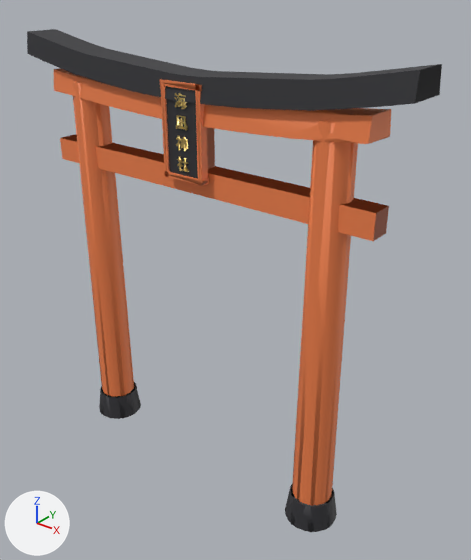
A saved change to the glTF model uminagi-assets/glb/torii.glb.
Camera for both pictures: a 50 mm camera at (4.83, -5.36, 6.19) aimed at (0.34, 0.26, 2.71). Every picture has the same lights, and +X, +Y and +Z are marked at lower left. The picture after the commit comes second. Where no turn or scale is listed for an object, it has been applied to the vertices. Vertices at exactly the same position are counted once.

In view in the first picture: 'torii_body', 'torii_lod1'.
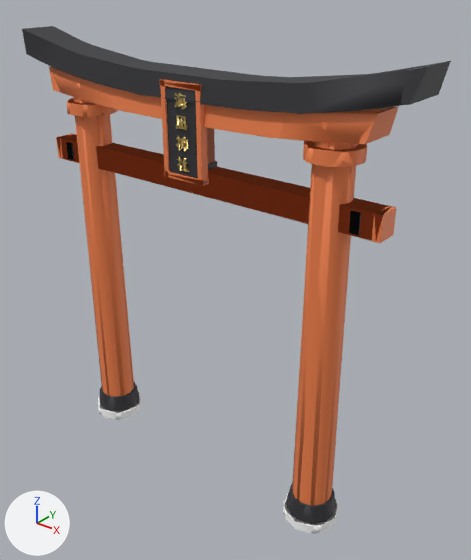
Where the newer file only moved an object's origin or applied its transform, the numbers keep the older frame.

Location of each change, [x1, y1, x2, y2] in pixels of the pictures (471 x 560 px; the box of a moved part takes in the faces that stretch with it):
'torii_body', reshaped: before [27, 32, 442, 532]; after [23, 26, 451, 533]
'torii_lod1', reshaped: before [27, 29, 442, 532]; after [22, 26, 436, 534]
part 1 of me_torii_body, added (orange): after [67, 98, 116, 117]
part 2 of me_torii_body, added: after [56, 133, 75, 159]
part 3 of me_torii_body, added (orange): after [303, 141, 367, 167]
part 4 of me_torii_body, added (orange): after [372, 205, 397, 243]
part 5 of me_torii_body, added: after [66, 142, 74, 160]
part 6 of me_torii_body, added: after [349, 211, 361, 235]
part 7 of me_torii_body, added (mostly hidden): after [208, 161, 217, 170]
part 8 of me_torii_body, added: after [98, 392, 142, 420]
part 9 of me_torii_body, added: after [283, 493, 339, 533]
part 10 of me_torii_body, moved or reshaped: before [27, 32, 442, 144]; after [23, 26, 451, 144]
part 11 of me_torii_lod1, added: after [99, 391, 140, 420]
part 12 of me_torii_lod1, rebuilt (7% taller): before [27, 29, 442, 111]; after [22, 26, 436, 114]
part 13 of me_torii_lod1, rebuilt: before [54, 69, 390, 144]; after [49, 67, 390, 144]
part 14 of me_torii_lod1, added: after [283, 496, 338, 534]
part 15 of me_torii_lod1, added: after [305, 141, 367, 167]
part 16 of me_torii_lod1, added: after [67, 99, 118, 117]
part 17 of me_torii_lod1, moved or reshaped: before [160, 80, 200, 177]; after [177, 94, 188, 171]
part 18 of me_torii_lod1, moved or reshaped: before [100, 383, 141, 418]; after [100, 384, 139, 411]

The change, as a list of edits to the scene's bpy script:
```text
Change me_torii_body:
    remove me_torii_body.from_pydata(...)  # 818 vertices, 1572 faces; spans x -2.6..2.6, y -0.32..0.32, z -2.71..2.71
    add me_torii_body.from_pydata(...)  # 1018 vertices, 1936 faces; spans x -2.66..2.66, y -0.34..0.34, z -2.71..2.75
    me_torii_body part 1: a new loose piece, a 16-sided cylinder along z spanning x -2.05..-1.45, y -0.3..0.3, z 1.81..1.94, in mat_vermilion (orange #f1814b)
    me_torii_body part 2: a new loose piece, a box spanning x -2.375..-2.285, y -0.135..0.135, z 1.135..1.415, in mat_vermilion (orange #f1814b)
    me_torii_body part 3: a new loose piece, a 16-sided cylinder along z spanning x 1.45..2.05, y -0.3..0.3, z 1.81..1.94, in mat_vermilion (orange #f1814b)
    me_torii_body part 4: a new loose piece, a box spanning x 2.285..2.375, y -0.135..0.135, z 1.135..1.415, in mat_vermilion (orange #f1814b)
    me_torii_body part 5: a new loose piece, a box spanning x -2.15..-2.05, y -0.15..0.15, z 1.165..1.385, in mat_black (dark grey #303035)
    me_torii_body part 6: a new loose piece, a box spanning x 2.05..2.15, y -0.15..0.15, z 1.165..1.385, in mat_black (dark grey #303035)
    me_torii_body part 7: a new loose piece, a box spanning x -0.18..0.18, y -0.13..0.13, z 1.415..1.475, in mat_black (dark grey #303035)
    me_torii_body part 8: a new loose piece, a 12-sided cylinder along z spanning x -2.09..-1.41, y -0.34..0.34, z -2.71..-2.6, in mat_granite (white #ffffff)
    me_torii_body part 9: a new loose piece, a 12-sided cylinder along z spanning x 1.41..2.09, y -0.34..0.34, z -2.71..-2.6, in mat_granite (white #ffffff)
    me_torii_body part 10: 6 vertices moved within x 0.01..0.06, y -0.25..-0.23, z 1.9..2.18; 112 vertices removed from x -2.6..2.6, y -0.25..0.25, z 1.94..2.71; 160 vertices added at x -2.66..2.66, y -0.28..0.28, z 1.94..2.75
    add me_torii_body.materials.append(mat_granite)  # white #ffffff
Change me_torii_lod1:
    remove me_torii_lod1.from_pydata(...)  # 267 vertices, 467 faces; spans x -2.6..2.6, y -0.32..0.32, z -2.71..2.71
    add me_torii_lod1.from_pydata(...)  # 340 vertices, 577 faces; spans x -2.66..2.66, y -0.34..0.34, z -2.71..2.75
    me_torii_lod1 part 11: a new loose piece, a 6-sided cylinder along z spanning x -2.09..-1.41, y -0.34..0.34, z -2.71..-2.6, in mat_granite (white #ffffff)
    me_torii_lod1 part 12: the loose piece of 20 vertices spanning x -2.6..2.6, y -0.25..0.25, z 2.16..2.71 is rebuilt with 22 vertices and now spans x -2.66..2.66, y -0.28..0.28, z 2.17..2.75
    me_torii_lod1 part 13: the loose piece of 16 vertices spanning x -2.2..2.2, y -0.21..0.21, z 1.93..2.3 is rebuilt with 18 vertices and now spans x -2.26..2.26, y -0.24..0.23, z 1.93..2.32
    me_torii_lod1 part 14: a new loose piece of 16 vertices spanning x 1.41..2.09, y -0.34..0.34, z -2.71..-2.6, in mat_granite (white #ffffff)
    me_torii_lod1 part 15: a new loose piece of 15 vertices spanning x 1.45..2.05, y -0.3..0.29, z 1.81..1.94, in mat_vermilion (orange #f1814b)
    me_torii_lod1 part 16: a new loose piece of 14 vertices spanning x -2.05..-1.45, y -0.3..0.29, z 1.81..1.94, in mat_vermilion (orange #f1814b)
    me_torii_lod1 part 17: 9 vertices moved within x -0.08..0.07, y -0.25..-0.23, z 1.52..2.01; 47 vertices removed from x -0.29..0.28, y -0.25..-0.15, z 1.3..2.37; 37 vertices added at x -0.29..0.25, y -0.25..0.13, z 1.34..2.37
    me_torii_lod1 part 18: 10 vertices removed from x -2.0..-1.43, y -0.27..0.26, z -2.71..-2.37; 5 vertices added at x -1.94..-1.44, y -0.26..0.25, z -2.71..-2.36
    other edits to the shape of me_torii_lod1 do not show in these pictures
    add me_torii_lod1.materials.append(mat_granite)  # white #ffffff
```
